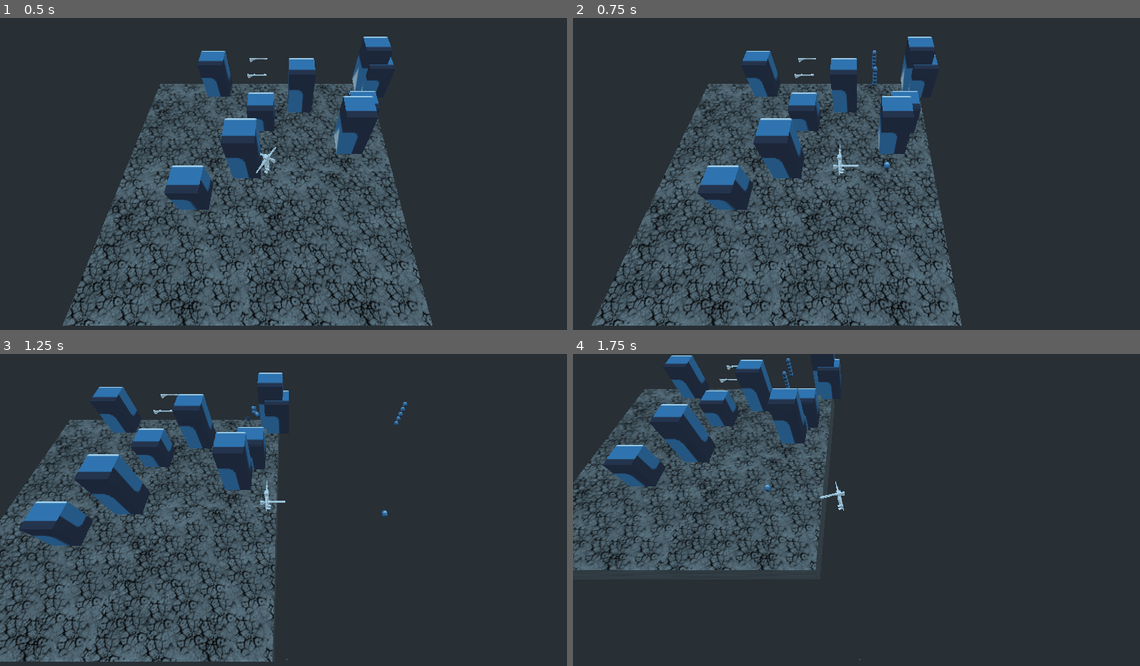
Above: before the commit, frames 1-4 (two rows, left to right).
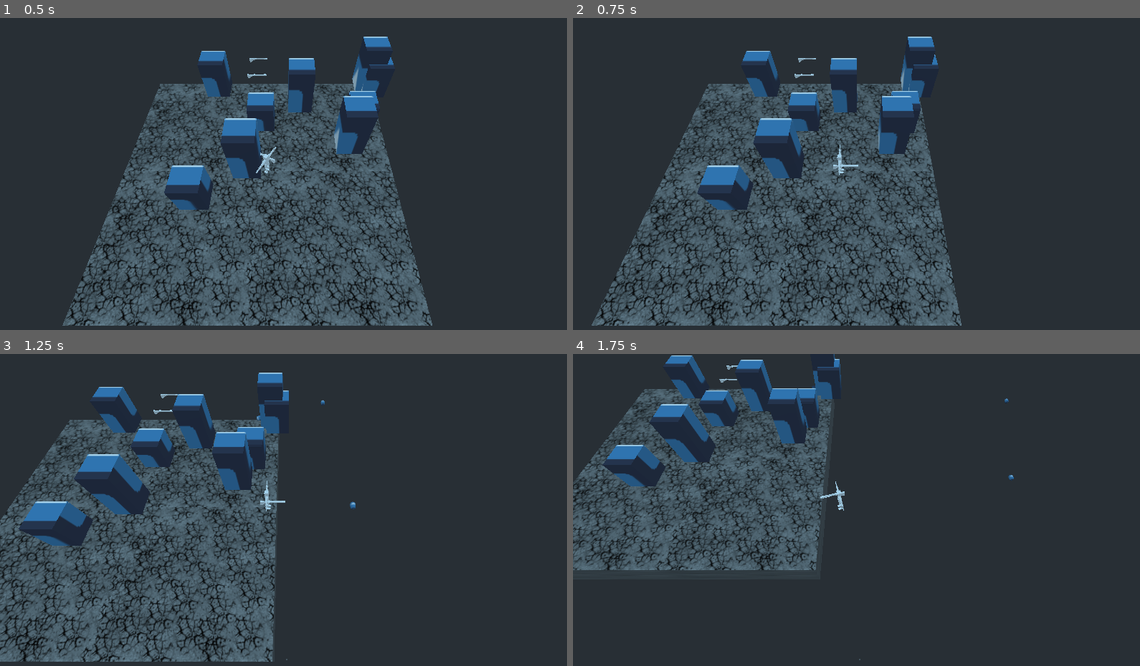
Above: after the commit, the same moments.

Repository: orionnye/GodotTopDown
Game: Godot game, scene res://Map.tscn
Same seed, same stepped clock (60 frames per second), same inputs: the game is played once before the commit and once after it. The engine's default icon, where the game draws it, is replaced by a stand-in: a white triangle on a blue panel in a dark square.
Inputs (mouse positions are in pixels of both pictures, inside the frame that each line leads up to):
- Up to frame 1 (0.5 s): no input
- Up to frame 2 (0.75 s): tap Enter at 0.5 s; move the mouse to (986, 167) at 0.52 s; press the mouse at (986, 167) at 0.53 s; hold Right (ui_right) from 0.53 s (still down)
- Up to frame 3 (1.25 s): keep holding Right (ui_right); tap E (ui_interact) at 0.8 s
- Up to frame 4 (1.75 s): move the mouse to (743, 538) at 1.27 s; release Right (ui_right) at 1.28 s; release the mouse at (743, 538) at 1.28 s; hold Down (ui_down) from 1.28 s (still down); tap E (ui_interact) at 1.35 s; click (743, 538) at 1.55 s

Frame 1 is identical in both runs. In frame 2, less than 0.1% of the frame differs, in the area x 52-56%, y 10-49%; in frame 3, 0.1%, in the area x 43-72%, y 14-53%; in frame 4, 0.1%.

Commit message:
added semi and automatic code from michael into main

Diff:
--- a/Scenes/Scripts/CubeInteract.gd
+++ b/Scenes/Scripts/CubeInteract.gd
@@ -16,7 +16,7 @@
 	var plPos = get_parent().get_node("Player").global_transform.origin
 	var selfPosition = global_transform.origin
 	var distance = plPos.distance_to(selfPosition)
-#	if(distance < 3):
-#		print("Interact with cube...")
-#		if Input.is_action_just_pressed("ui_interact"):
-#			print("You interacted with the Cube!")
+	if(distance < 3):
+		print("Interact with cube...")
+		if Input.is_action_just_pressed("ui_interact"):
+			print("You interacted with the Cube!")
--- a/Scenes/Scripts/Gun.gd
+++ b/Scenes/Scripts/Gun.gd
@@ -1,13 +1,19 @@
 extends Spatial
 
+# Declare member variables here. Examples:
+# var a = 2
+# var b = "text"
+
 #Bullet Data
-export var bulletSpeed = 20
-export var bulletsPerShot = 2
-export var accuracy = 1.3
-export var shotDelay = 2
-var onCooldown = false
-
+var bulletList = []
+export var bulletSpeed = 100.0
+export var bulletDistance = 1000
 export var decay = 0.9
+export var bulletTimeAlive = 2.0
+export var bulletPerShot = 1
+export var reloading = 0.25
+export var reloadTime = 1.0
+export var automatic = true
 var bulletScene = load('res://Scenes/Prefabs/Bullet.tscn')
 
 onready var map = $"../.."
@@ -18,27 +24,36 @@
 # Called every frame. 'delta' is the elapsed time since the previous frame.
 func _process(delta):
 	var this = $"."
+	if automatic:
+		if Input.is_action_pressed("shoot"):
+			auto_fire(this)
+			reloading -= delta
+	else:
+		if Input.is_action_just_pressed("shoot"):
+			semi_fire(this)
+			reloading -= delta
 
-	if Input.is_action_pressed("shoot") && !onCooldown:
-		onCooldown = true
-		var _timer = Timer.new()
-		add_child(_timer)
-		_timer.connect("timeout", self, "_on_Timer_timeout")
-		_timer.set_one_shot(true)
-		_timer.set_wait_time(shotDelay)
-		_timer.start()
-
-		var globalRotation = this.get_global_rotation()
-		for i in bulletsPerShot:
-			var random = RandomNumberGenerator.new()
-			random.randomize()
+func auto_fire(this):
+	if reloading <= 0.0:
+		for i in bulletPerShot:
 			var bullet = bulletScene.instance()
-			var rotation = fmod(globalRotation.y, (PI*2)*accuracy)
+			var globalRotation = this.get_global_rotation()
+			var rotation = fmod(globalRotation.y, PI*2)
+			#		print("rotation:", rotation)
 			var bulletForceRotated = Vector3(0, 0, -bulletSpeed).rotated(Vector3.UP, rotation)
-
-			bullet.transform.origin = this.get_global_transform().origin
+			bullet.transform.origin = this.get_global_transform().origin + Vector3(0, 0, 0).rotated(Vector3.UP, rotation)
 			bullet.apply_central_impulse(bulletForceRotated)
 			map.add_child(bullet)
+		reloading = reloadTime
 
-func _on_Timer_timeout():
-	onCooldown = false
+func semi_fire(this):
+	for i in bulletPerShot:
+		var bullet = bulletScene.instance()
+		var globalRotation = this.get_global_rotation()
+		var rotation = fmod(globalRotation.y, PI*2)
+	#		print("rotation:", rotation)
+		var bulletForceRotated = Vector3(0, 0, -bulletSpeed).rotated(Vector3.UP, rotation)
+		bullet.transform.origin = this.get_global_transform().origin + Vector3(0, 0, 0).rotated(Vector3.UP, rotation)
+		bullet.apply_central_impulse(bulletForceRotated)
+		map.add_child(bullet)
+	reloading = reloadTime
